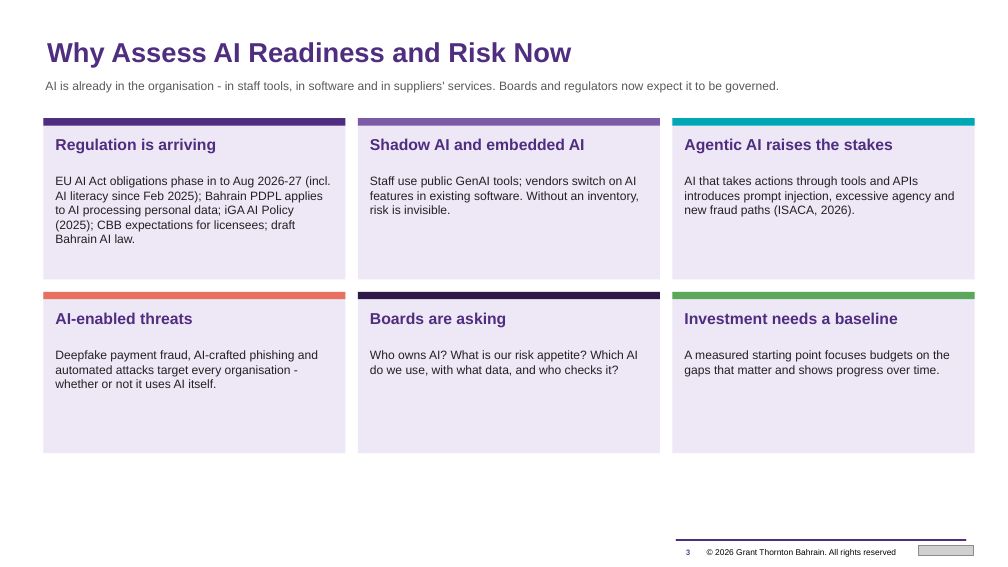
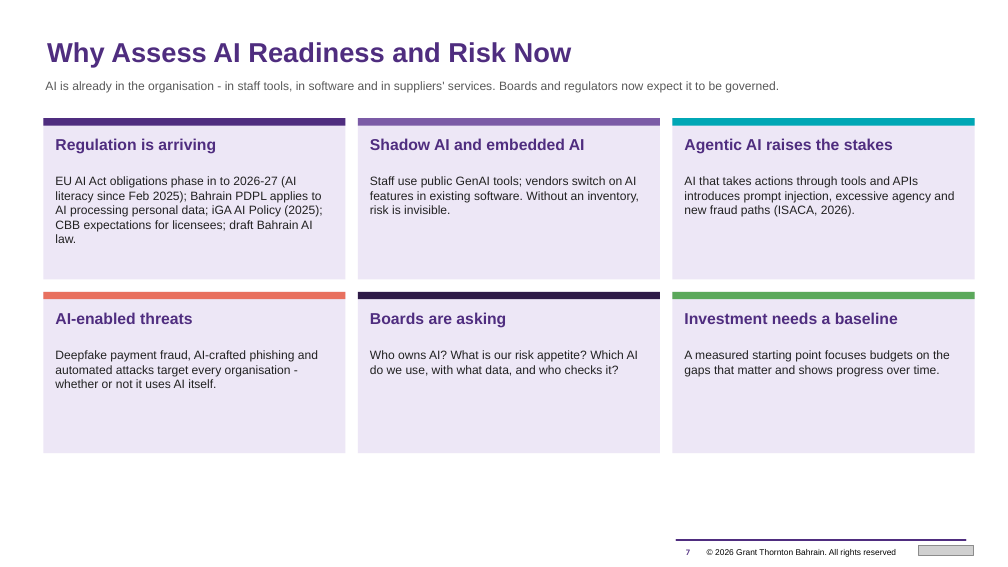
Before and after one commit to mahekdevangtrivedi-wq/GT-AI-Service-Line, a slide deck: slide 7 of 01_AI_Governance_Risk_Compliance/1.3_AI_Readiness_Assessment_Tool/GT_AI_Readiness_Assessment_Proposal.pptx (slide 3 before the commit). Drawn at 1008x567 pixels with LibreOffice and Linux fonts; fonts in the diff are those of the drawing; grey boxes stand for pictures. Boxes give left, top, right and bottom in pixels: in the first picture for what was removed or moved away, otherwise in the second. Text is boxed around its words. In the diff, an @@ line names an element or a change of style, - is before the commit and + after.

```diff
--- a/01_AI_Governance_Risk_Compliance/1.3_AI_Readiness_Assessment_Tool/GT_AI_Readiness_Assessment_Proposal.pptx
+++ b/01_AI_Governance_Risk_Compliance/1.3_AI_Readiness_Assessment_Tool/GT_AI_Readiness_Assessment_Proposal.pptx
@@ text at bbox=[55, 176, 322, 243]: text changed @@
-EU AI Act obligations phase in to Aug 2026-27 (incl. AI literacy since Feb 2025); Bahrain PDPL applies to AI processing personal data; iGA AI Policy (2025); CBB expectations for licensees; draft Bahrain AI law.
+EU AI Act obligations phase in to 2026-27 (AI literacy since Feb 2025); Bahrain PDPL applies to AI processing personal data; iGA AI Policy (2025); CBB expectations for licensees; draft Bahrain AI law.
```
Also in this commit, not shown: 8 other slides changed, 5 slides added, 1 slide removed, 7 other files.
